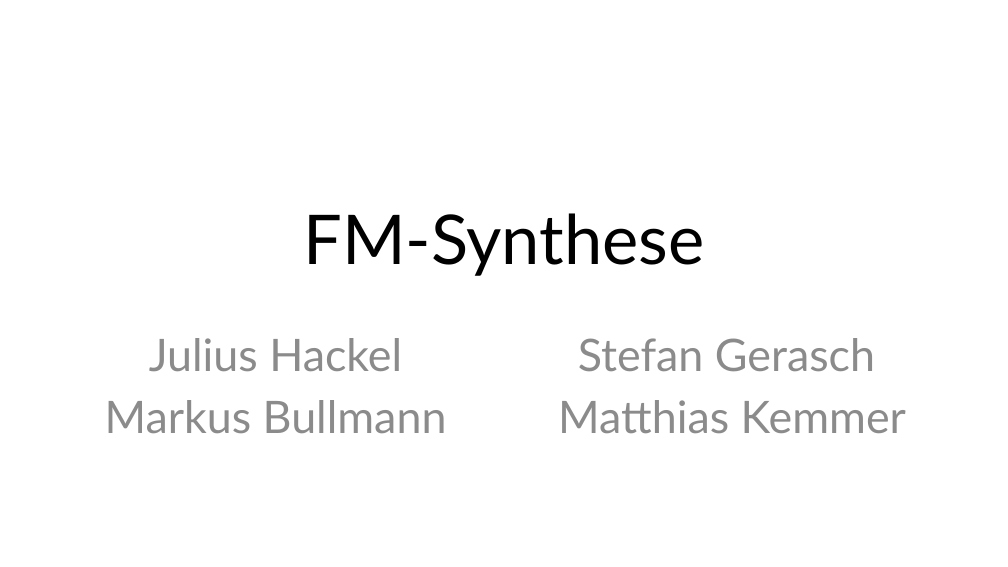
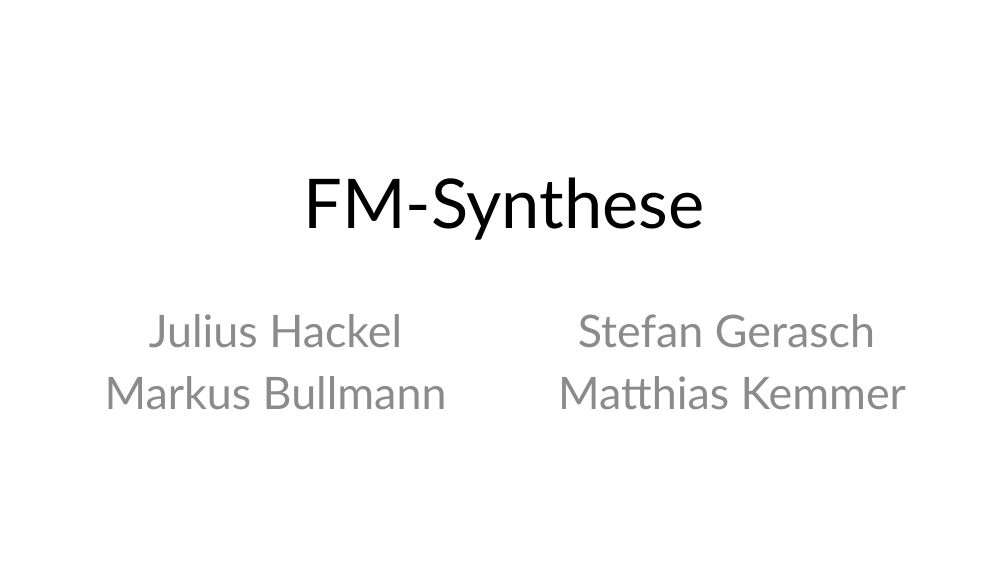
Before and after one commit to MBulli/VSeminar, a slide deck: slide 1 of Praesentation/FMSynthese-Julius.pptx. Drawn at 1008x567 pixels with LibreOffice and Linux fonts; fonts in the diff are those of the drawing; background and template pictures are left out. Boxes give left, top, right and bottom in pixels: in the first picture for what was removed or moved away, otherwise in the second. Text is boxed around its words. In the diff, an @@ line names an element or a change of style, - is before the commit and + after.

```diff
--- a/Praesentation/FMSynthese-Julius.pptx
+++ b/Praesentation/FMSynthese-Julius.pptx
@@ title "FM-Synthese": place and size @@
-title "FM-Synthese" at box(303, 213, 704, 276)
+title "FM-Synthese" at box(303, 177, 704, 240)
@@ subtitle "Julius Hackel": place and size @@
-subtitle "Julius Hackel" at box(105, 338, 447, 433)
+subtitle "Julius Hackel" at box(105, 314, 447, 409)
@@ text "Stefan Gerasch": place and size @@
-text "Stefan Gerasch" at box(558, 338, 906, 433)
+text "Stefan Gerasch" at box(558, 314, 906, 409)
```
Also in this commit, not shown: 6 other slides changed, 1 slide added.
